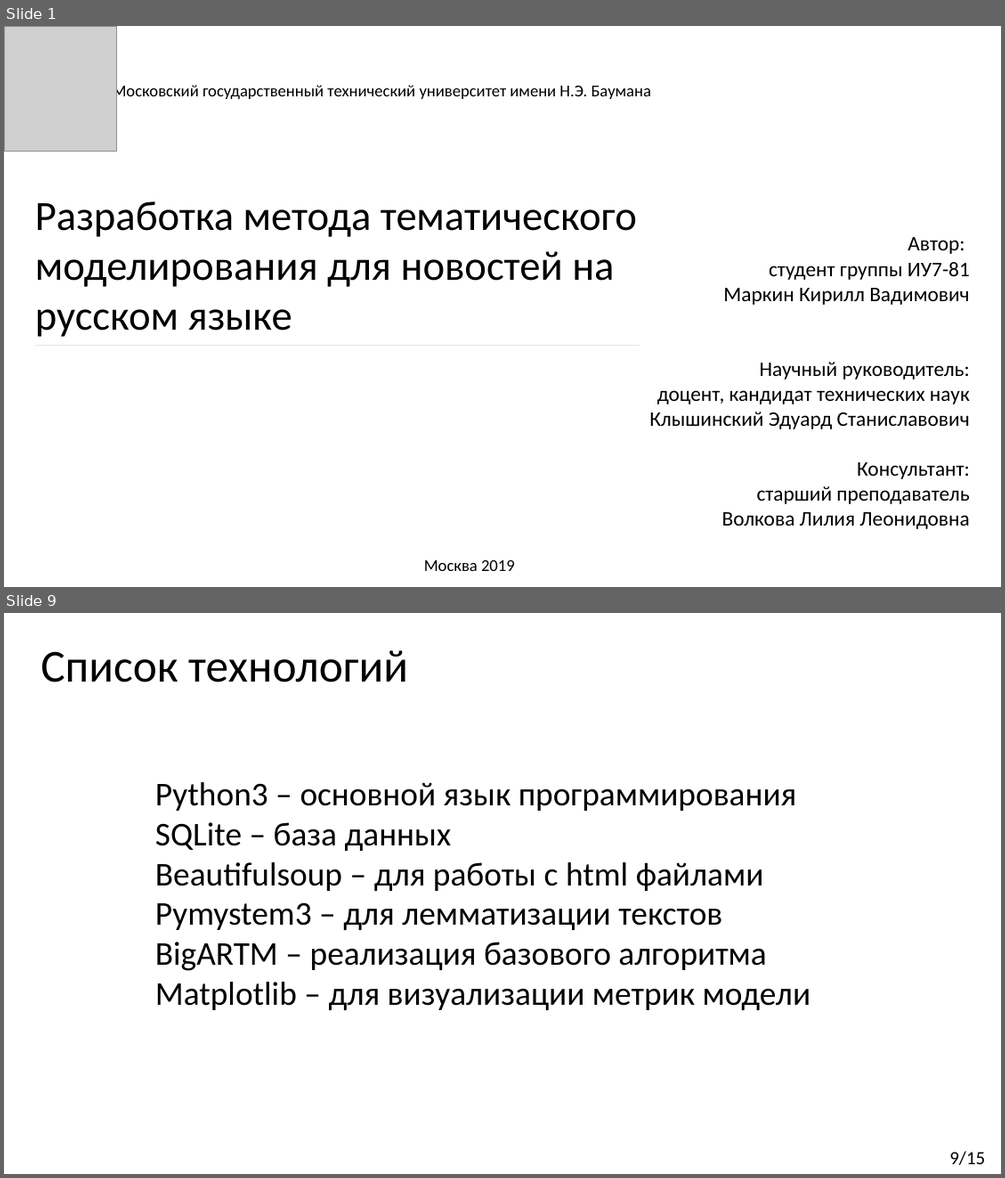
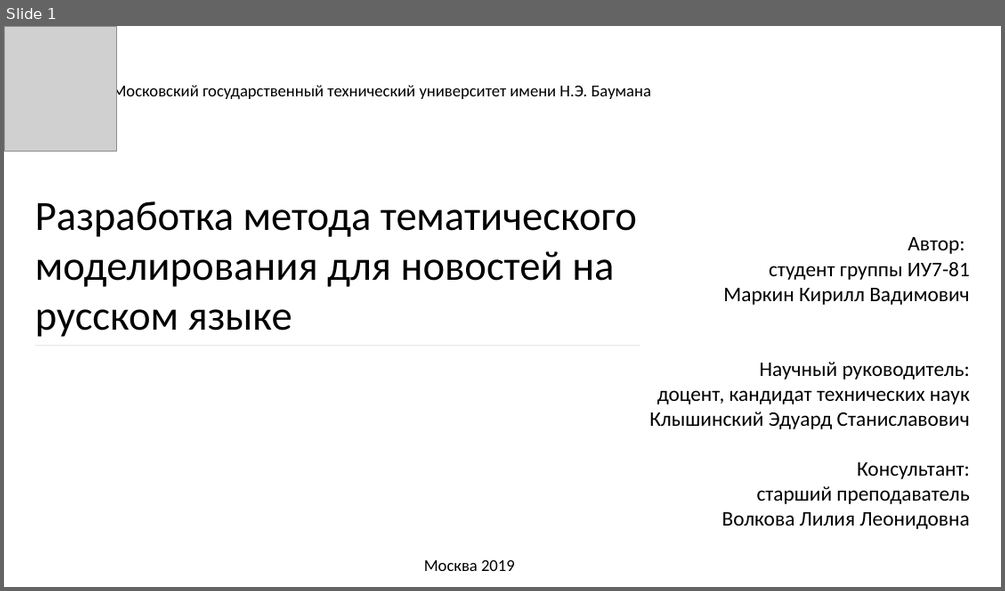
Before and after one commit to Kirmark/bachelor-qualification-work, a slide deck: presentation/presentation.pptx. Shown one above the other, each under a label of ours: slides 1 and 9 before the commit, slide 1 after it; the slides between them are not shown. The pictures are 1005x1178 and 1005x591 pixels, drawn with LibreOffice and Linux fonts; fonts in the diff are those of the drawing; grey boxes stand for pictures. Boxes give left, top, right and bottom in pixels: in the first picture for what was removed or moved away, otherwise in the second. Text is boxed around its words. In the diff, an @@ line names an element or a change of style, - is before the commit and + after.

```diff
--- a/presentation/presentation.pptx
+++ b/presentation/presentation.pptx
@@ slide 9 removed at box(4, 613, 1001, 1174), background #FFFFFF @@
@@ text removed at box(40, 650, 408, 682) @@
-Список технологий
@@ text removed at box(155, 782, 811, 1010) @@
-Python3 – основной язык программирования
-SQLite – база данных
-Beautifulsoup – для работы с html файлами
-Pymystem3 – для лемматизации текстов
-BigARTM – реализация базового алгоритма
-Matplotlib – для визуализации метрик модели
@@ text removed at box(949, 1151, 985, 1165) @@
-9/15
```
Also in this commit, not shown: 9 slides changed, 4 slides added, 3 other slides removed, 5 other files.
